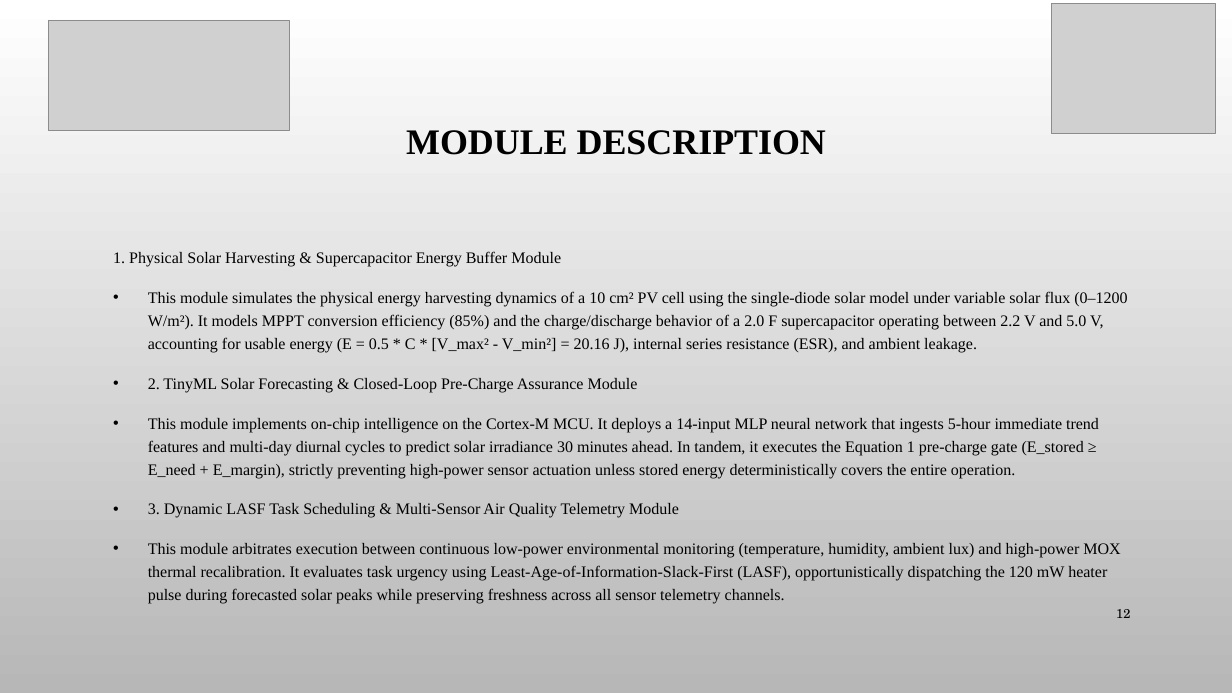
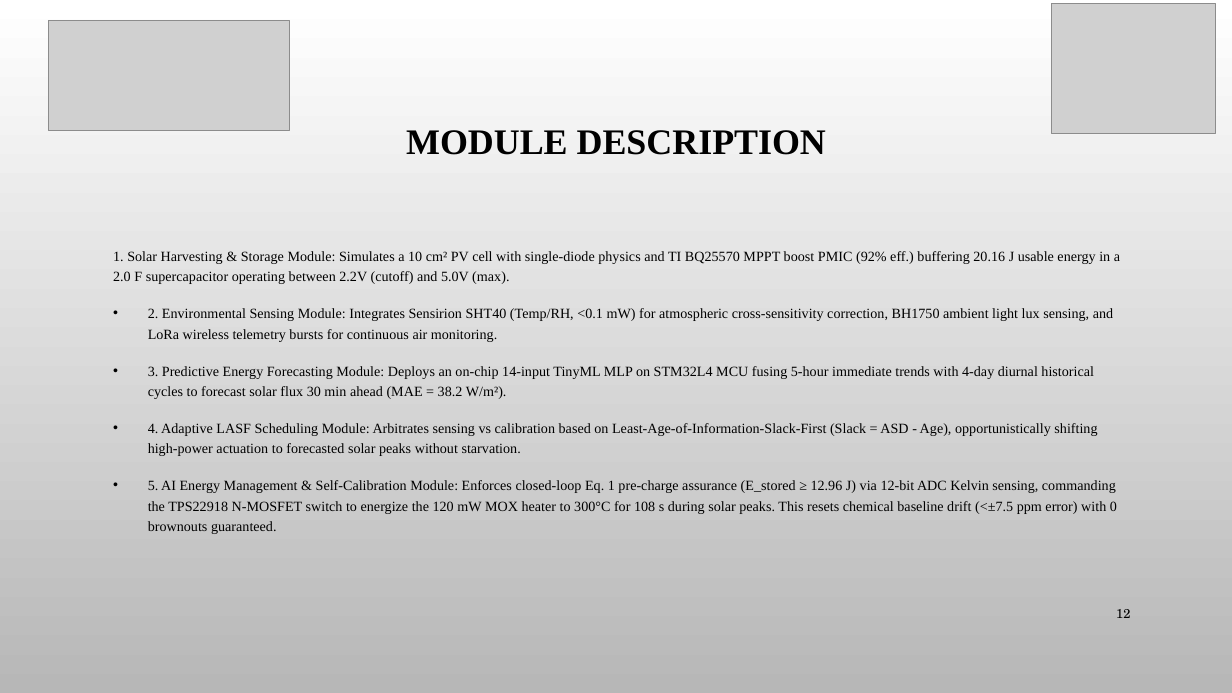
Before and after one commit to sathyaseelan2006/Batteryless-Environmental-Sensor-Simulation, a slide deck: slide 12 of ppt/HelioSense_Final_Project_Presentation.pptx. Drawn at 1232x693 pixels with LibreOffice and Linux fonts; fonts in the diff are those of the drawing; grey boxes stand for pictures; background and template pictures are left out. Boxes give left, top, right and bottom in pixels: in the first picture for what was removed or moved away, otherwise in the second. Text is boxed around its words. In the diff, an @@ line names an element or a change of style, - is before the commit and + after.

Commit message:
feat: add AI-driven energy management and closed-loop self-calibration architecture

```diff
--- a/ppt/HelioSense_Final_Project_Presentation.pptx
+++ b/ppt/HelioSense_Final_Project_Presentation.pptx
@@ text at box(113, 251, 1120, 534): text changed; size 12.5 to 11 pt @@
-1. Physical Solar Harvesting & Supercapacitor Energy Buffer Module
-• This module simulates the physical energy harvesting dynamics of a 10 cm² PV cell using the single-diode solar model under variable solar flux (0–1200 W/m²). It models MPPT conversion efficiency (85%) and the charge/discharge behavior of a 2.0 F supercapacitor operating between 2.2 V and 5.0 V, accounting for usable energy (E = 0.5 * C * [V_max² - V_min²] = 20.16 J), internal series resistance (ESR), and ambient leakage.
-• 2. TinyML Solar Forecasting & Closed-Loop Pre-Charge Assurance Module
-• This module implements on-chip intelligence on the Cortex-M MCU. It deploys a 14-input MLP neural network that ingests 5-hour immediate trend features and multi-day diurnal cycles to predict solar irradiance 30 minutes ahead. In tandem, it executes the Equation 1 pre-charge gate (E_stored ≥ E_need + E_margin), strictly preventing high-power sensor actuation unless stored energy deterministically covers the entire operation.
-• 3. Dynamic LASF Task Scheduling & Multi-Sensor Air Quality Telemetry Module
-• This module arbitrates execution between continuous low-power environmental monitoring (temperature, humidity, ambient lux) and high-power MOX thermal recalibration. It evaluates task urgency using Least-Age-of-Information-Slack-First (LASF), opportunistically dispatching the 120 mW heater pulse during forecasted solar peaks while preserving freshness across all sensor telemetry channels.
+1. Solar Harvesting & Storage Module: Simulates a 10 cm² PV cell with single-diode physics and TI BQ25570 MPPT boost PMIC (92% eff.) buffering 20.16 J usable energy in a 2.0 F supercapacitor operating between 2.2V (cutoff) and 5.0V (max).
+• 2. Environmental Sensing Module: Integrates Sensirion SHT40 (Temp/RH, <0.1 mW) for atmospheric cross-sensitivity correction, BH1750 ambient light lux sensing, and LoRa wireless telemetry bursts for continuous air monitoring.
+• 3. Predictive Energy Forecasting Module: Deploys an on-chip 14-input TinyML MLP on STM32L4 MCU fusing 5-hour immediate trends with 4-day diurnal historical cycles to forecast solar flux 30 min ahead (MAE = 38.2 W/m²).
+• 4. Adaptive LASF Scheduling Module: Arbitrates sensing vs calibration based on Least-Age-of-Information-Slack-First (Slack = ASD - Age), opportunistically shifting high-power actuation to forecasted solar peaks without starvation.
+• 5. AI Energy Management & Self-Calibration Module: Enforces closed-loop Eq. 1 pre-charge assurance (E_stored ≥ 12.96 J) via 12-bit ADC Kelvin sensing, commanding the TPS22918 N-MOSFET switch to energize the 120 mW MOX heater to 300°C for 108 s during solar peaks. This resets chemical baseline drift (<±7.5 ppm error) with 0 brownouts guaranteed.
```
Also in this commit, not shown: 2 other slides changed, 11 other files.
